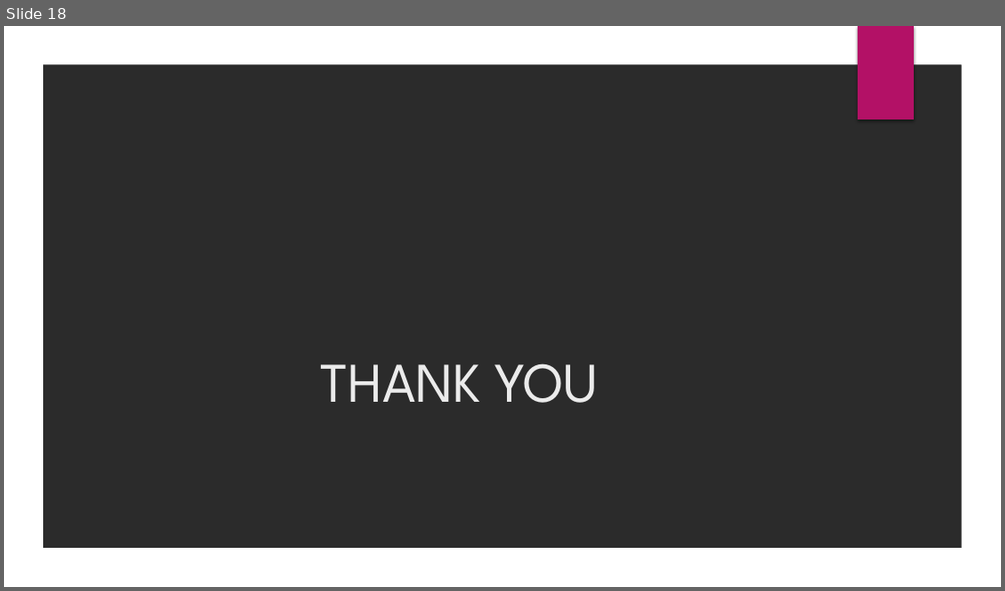
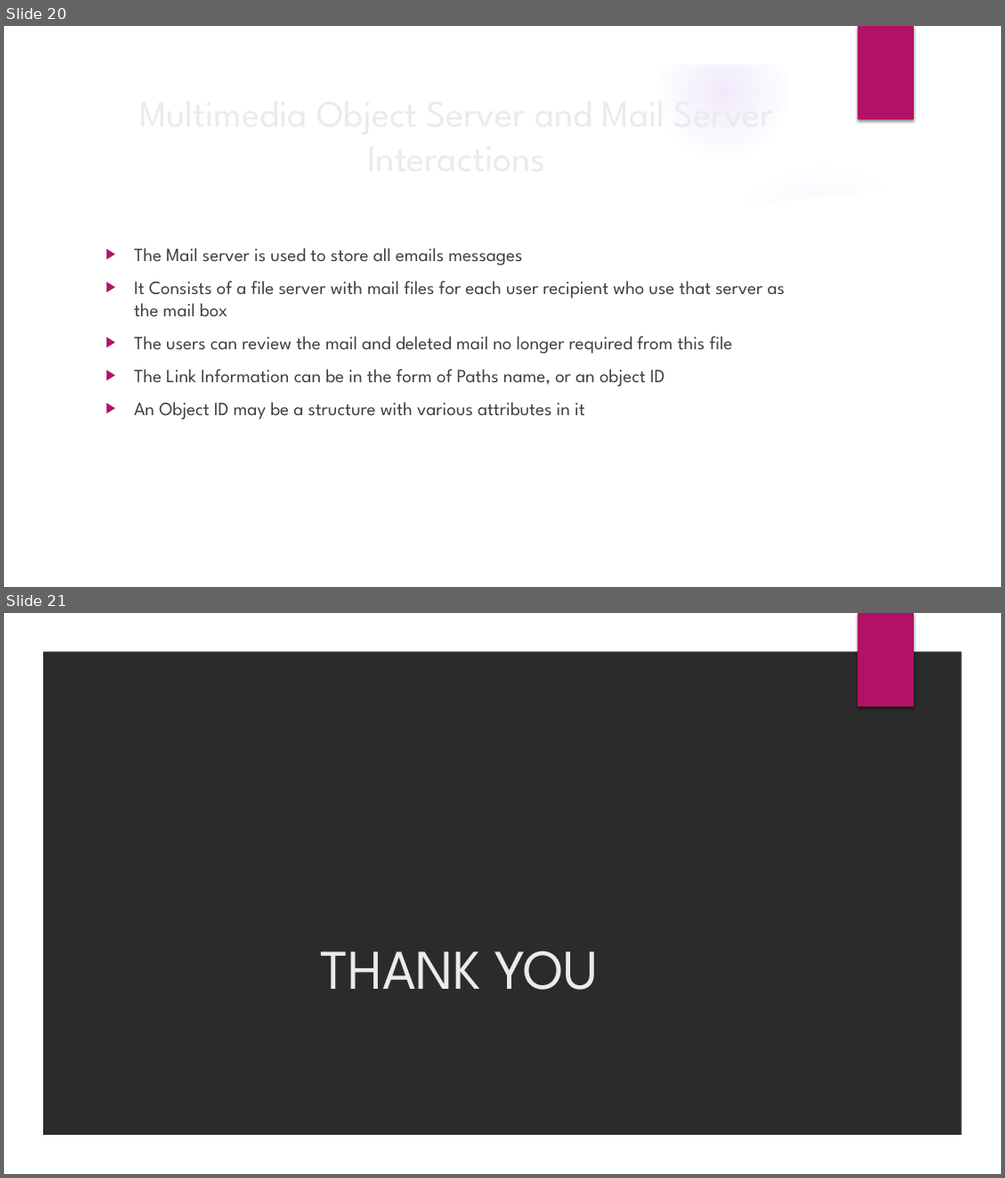
Before and after one commit to shrihari-tech/Git, a slide deck: CGM INTEGRATED MULTIMEDIA MESSAGE STANDARDS.pptx. Shown one above the other, each under a label of ours: slide 18 before the commit, slides 20 and 21 after it. The pictures are 1005x591 and 1005x1178 pixels, drawn with LibreOffice and Linux fonts; fonts in the diff are those of the drawing; background and template pictures are left out; a plain dark background stands for a picture behind light text. Boxes give left, top, right and bottom in pixels: in the first picture for what was removed or moved away, otherwise in the second. Text is boxed around its words. In the diff, an @@ line names an element or a change of style, - is before the commit and + after.

```diff
--- a/CGM INTEGRATED MULTIMEDIA MESSAGE STANDARDS.pptx
+++ b/CGM INTEGRATED MULTIMEDIA MESSAGE STANDARDS.pptx
@@ slide 20 added at bbox=[4, 26, 1001, 587], background picture (left out); not listed: 2 template elements that a slide beside it also shows @@
@@ title added at bbox=[98, 105, 815, 163], 36 pt, text #EBEBEB @@
+Multimedia Object Server and Mail Server Interactions
@@ group added at bbox=[4, 27, 970, 587]: 5 ellipses, 2 freeform shapes @@
@@ text added at bbox=[134, 248, 785, 419], 18 pt, text #404040 @@
+▶ The Mail server is used to store all emails messages
+▶ It Consists of a file server with mail files for each user recipient who use that server as the mail box
+▶ The users can review the mail and deleted mail no longer required from this file
+▶ The Link Information can be in the form of Paths name, or an object ID
+▶ An Object ID may be a structure with various attributes in it
@@ what was slide 18 is now slide 21 @@
```
Also in this commit, not shown: 2 other slides added.
